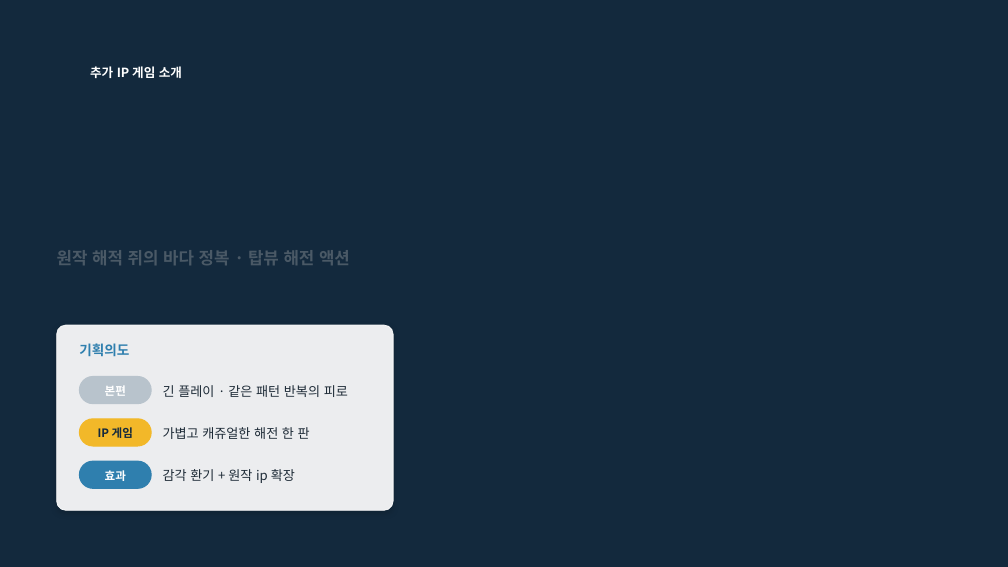
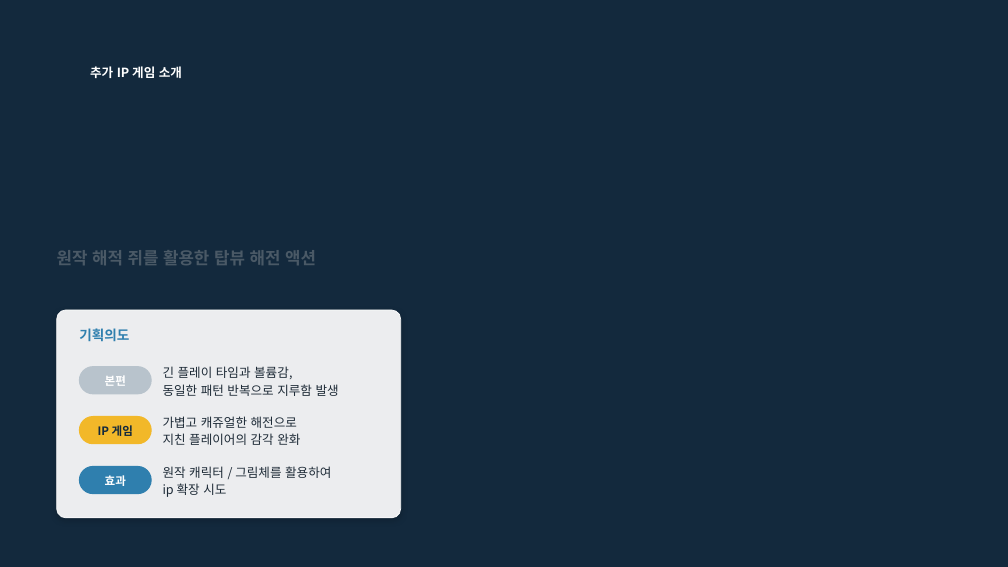
Before and after one commit to inory16351/RatPlain, a slide deck: slide 1 of Pirat_Plan/파이랫_IP소개.pptx. Drawn at 1008x567 pixels with LibreOffice and Linux fonts; fonts in the diff are those of the drawing; background and template pictures are left out. Boxes give left, top, right and bottom in pixels: in the first picture for what was removed or moved away, otherwise in the second. Text is boxed around its words. In the diff, an @@ line names an element or a change of style, - is before the commit and + after.

```diff
--- a/Pirat_Plan/파이랫_IP소개.pptx
+++ b/Pirat_Plan/파이랫_IP소개.pptx
@@ text at [57,250,316,265]: text changed @@
-원작 해적 쥐의 바다 정복 · 탑뷰 해전 액션
+원작 해적 쥐를 활용한 탑뷰 해전 액션
@@ rounded rectangle: place and size @@
-rounded rectangle at [57,325,393,510]
+rounded rectangle at [57,310,401,518]
@@ rounded rectangle at [57,310,401,518]: proportions changed @@
@@ text "기획의도": place and size @@
-text "기획의도" at [79,343,129,357]
+text "기획의도" at [79,328,129,342]
@@ text "본편": place and size @@
-text "본편" at [105,385,126,396]
+text "본편" at [105,375,126,386]
@@ rounded rectangle: place and size @@
-rounded rectangle at [79,377,151,404]
+rounded rectangle at [79,367,151,394]
@@ text at [163,366,339,396]: text changed; size 12.5 to 12 pt @@
-긴 플레이 · 같은 패턴 반복의 피로
+긴 플레이 타임과 볼륨감,
+동일한 패턴 반복으로 지루함 발생
@@ text at [163,416,300,445]: text changed; size 12.5 to 12 pt @@
-가볍고 캐쥬얼한 해전 한 판
+가볍고 캐쥬얼한 해전으로
+지친 플레이어의 감각 완화
@@ text "효과": place and size @@
-text "효과" at [105,470,126,481]
+text "효과" at [105,475,126,486]
@@ rounded rectangle: place and size @@
-rounded rectangle at [79,461,151,488]
+rounded rectangle at [79,467,151,494]
@@ text at [163,466,331,497]: text changed; size 12.5 to 12 pt @@
-감각 환기 + 원작 ip 확장
+원작 캐릭터 / 그림체를 활용하여
+ip 확장 시도
```
Also in this commit, not shown: 3 other slides changed, 1 other file.
